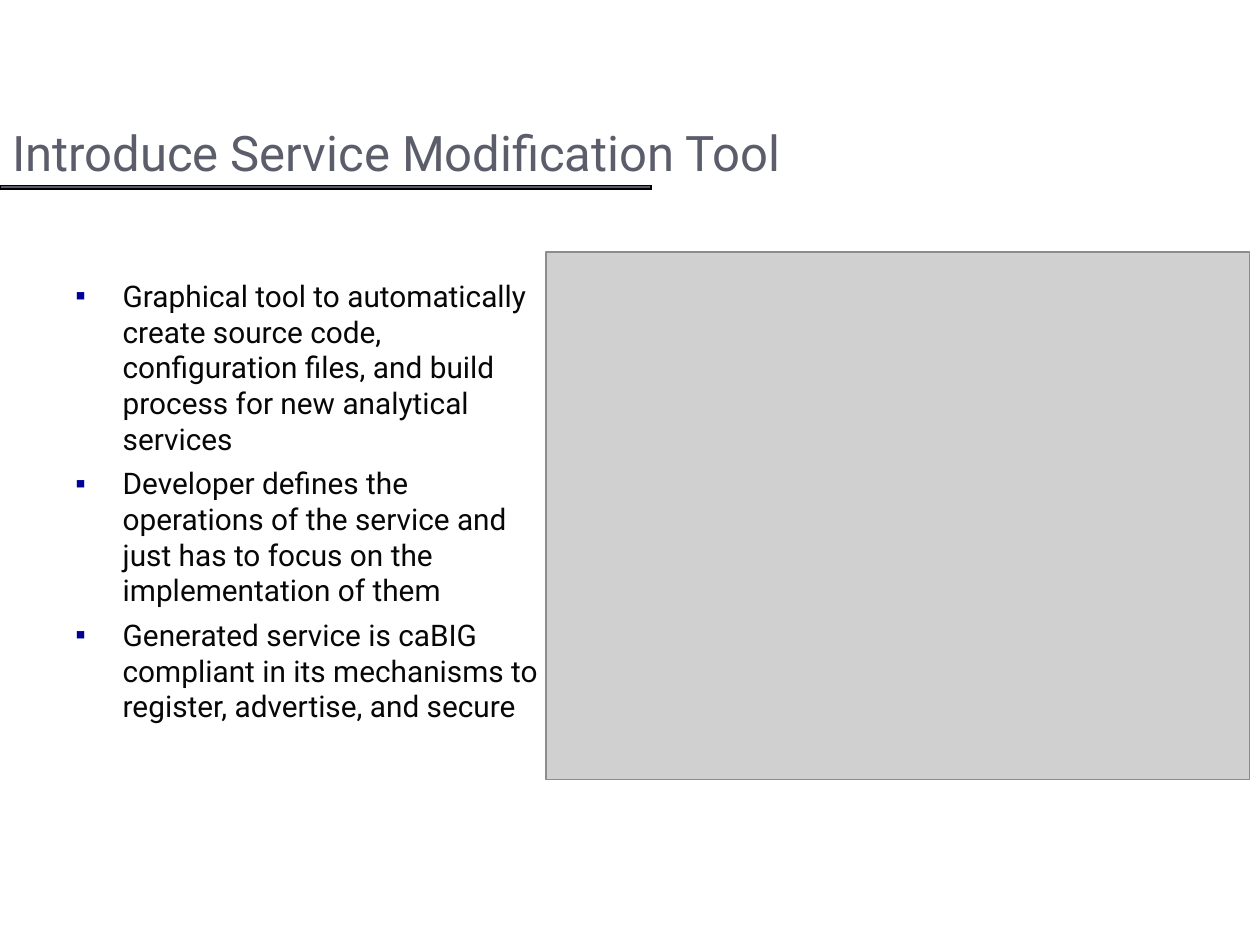
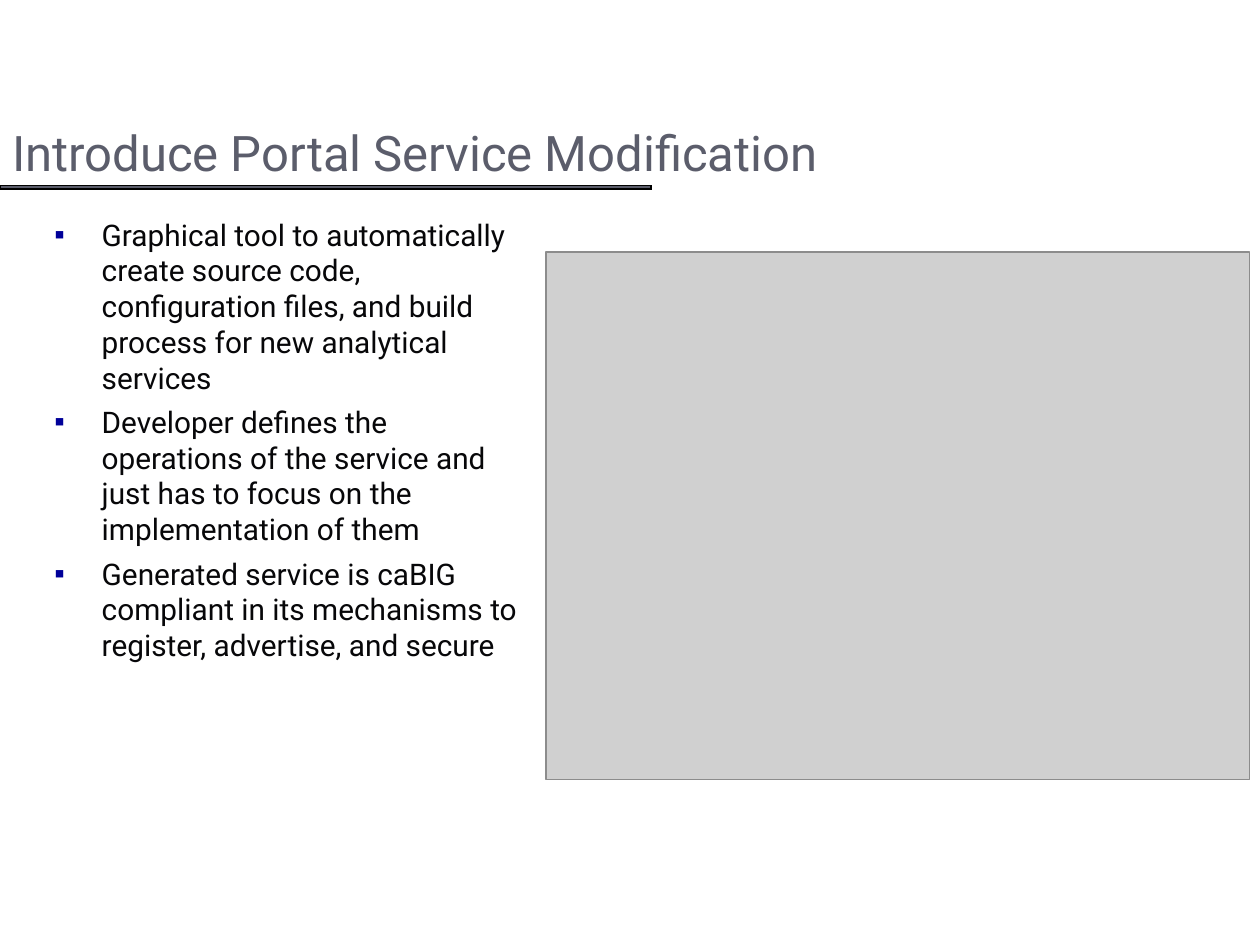
Before and after one commit to NCIP/cagrid-portal, a slide deck: slide 22 of cagrid-1-0/Documentation/presentations/introduce/Introduce.ppt (slide 15 before the commit). Drawn at 1260x945 pixels with LibreOffice and Linux fonts; fonts in the diff are those of the drawing; grey boxes stand for pictures; background and template pictures are left out. Boxes give left, top, right and bottom in pixels: in the first picture for what was removed or moved away, otherwise in the second. Text is boxed around its words. In the diff, an @@ line names an element or a change of style, - is before the commit and + after.

```diff
--- a/cagrid-1-0/Documentation/presentations/introduce/Introduce.ppt
+++ b/cagrid-1-0/Documentation/presentations/introduce/Introduce.ppt
@@ title at bbox=[12, 134, 817, 172]: text changed @@
-Introduce Service Modification Tool
+Introduce Portal Service Modification
@@ text "Graphical tool to automatically create ...": place and size @@
-text "Graphical tool to automatically create ..." at bbox=[123, 284, 537, 724]
+text "Graphical tool to automatically create ..." at bbox=[102, 223, 516, 663]
```
Also in this commit, not shown: 5 other slides changed, 9 slides added, 2 slides removed, 9 other files.
